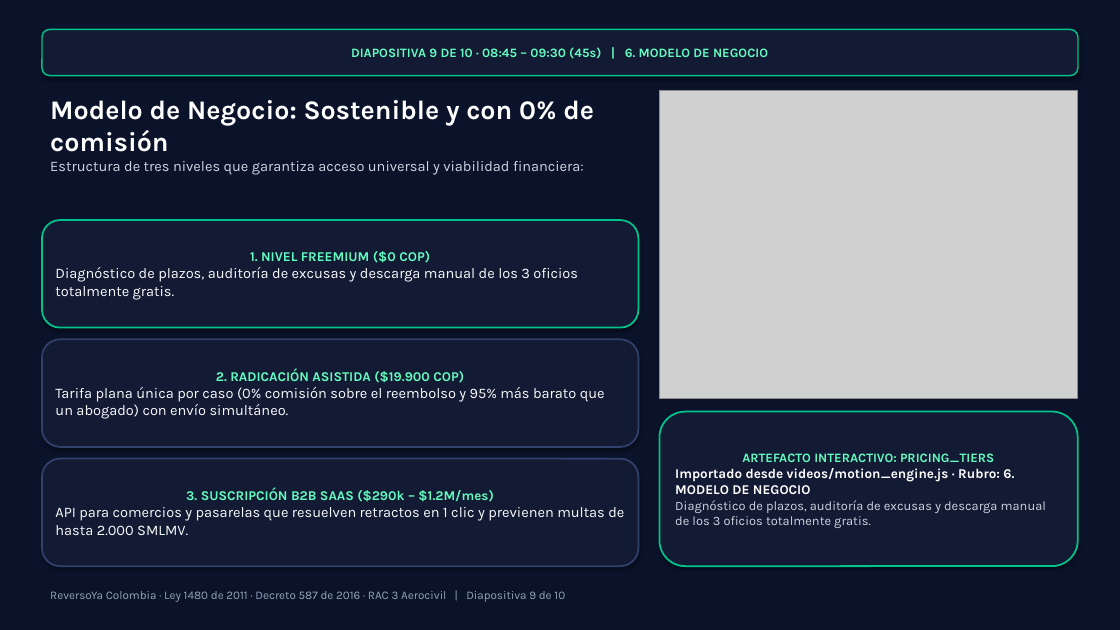
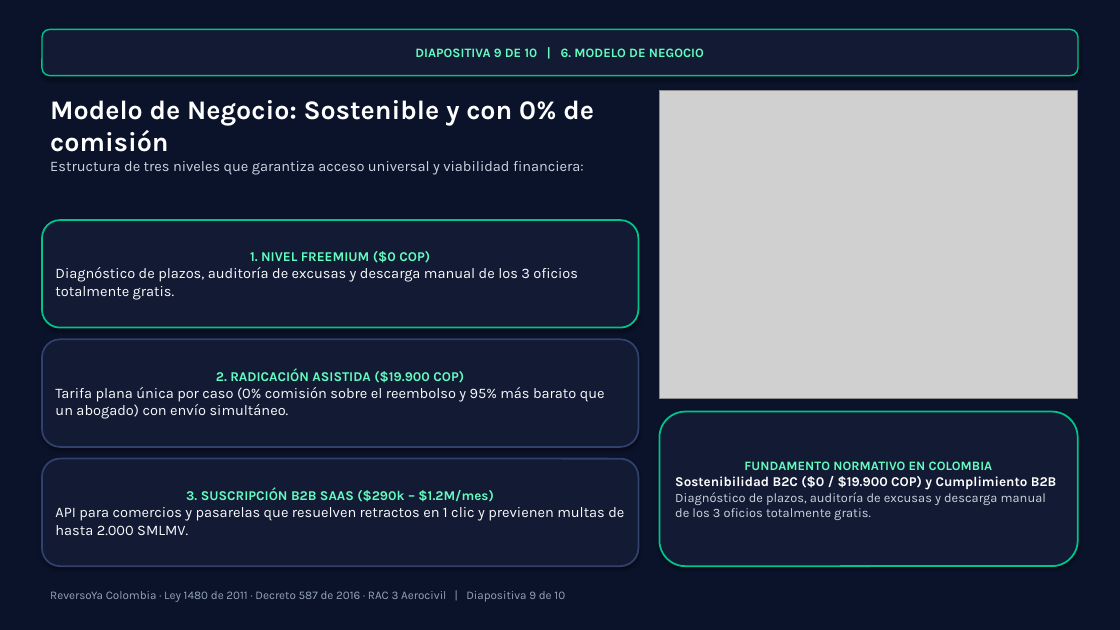
Before and after one commit to seagomezar/reversoya, a slide deck: slide 9 of ReversoYa_Presentacion_10Minutos.pptx. Drawn at 1120x630 pixels with LibreOffice and Linux fonts; fonts in the diff are those of the drawing; grey boxes stand for pictures. Boxes give left, top, right and bottom in pixels: in the first picture for what was removed or moved away, otherwise in the second. Text is boxed around its words. In the diff, an @@ line names an element or a change of style, - is before the commit and + after.

```diff
--- a/ReversoYa_Presentacion_10Minutos.pptx
+++ b/ReversoYa_Presentacion_10Minutos.pptx
@@ text in rounded rectangle at bbox=[415, 48, 704, 57]: text changed @@
-DIAPOSITIVA 9 DE 10 · 08:45 – 09:30 (45s) | 6. MODELO DE NEGOCIO
+DIAPOSITIVA 9 DE 10 | 6. MODELO DE NEGOCIO
@@ text in rounded rectangle at bbox=[675, 461, 1057, 490]: text changed @@
-ARTEFACTO INTERACTIVO: PRICING_TIERS
-Importado desde videos/motion_engine.js · Rubro: 6. MODELO DE NEGOCIO
+FUNDAMENTO NORMATIVO EN COLOMBIA
+Sostenibilidad B2C ($0 / $19.900 COP) y Cumplimiento B2B
```
Also in this commit, not shown: 9 other slides changed, 12 other files.
